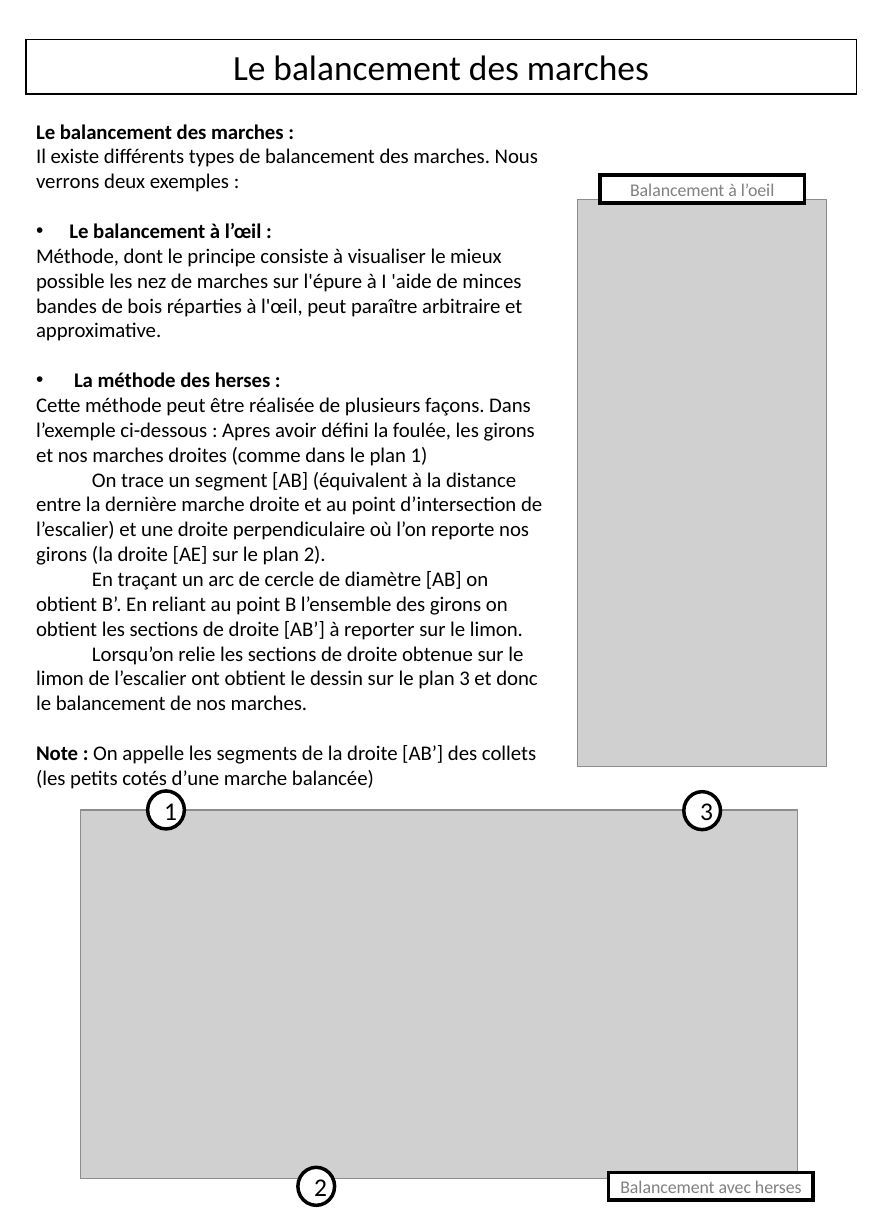
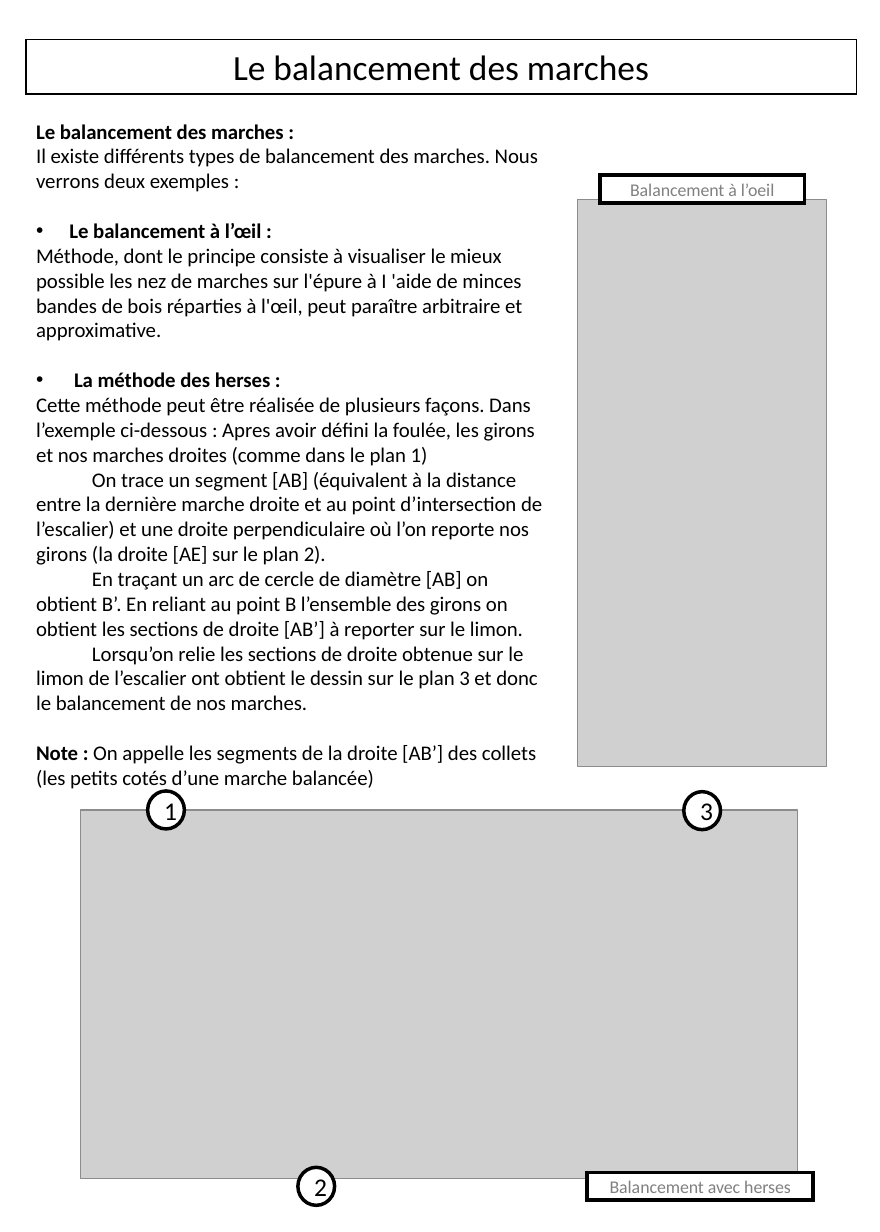
Before and after one commit to kduchevreuil/Cours-Menuiserie, a slide deck: slide 11 of escaliers.pptx. Drawn at 880x1232 pixels with LibreOffice and Linux fonts; fonts in the diff are those of the drawing; grey boxes stand for pictures. Boxes give left, top, right and bottom in pixels: in the first picture for what was removed or moved away, otherwise in the second. Text is boxed around its words. In the diff, an @@ line names an element or a change of style, - is before the commit and + after.

```diff
--- a/escaliers.pptx
+++ b/escaliers.pptx
@@ rectangle "Balancement avec herses": place and size @@
-rectangle "Balancement avec herses" at [609, 1173, 814, 1201]
+rectangle "Balancement avec herses" at [587, 1173, 813, 1201]
```
Also in this commit, not shown: 4 other slides changed, 9 other files.
